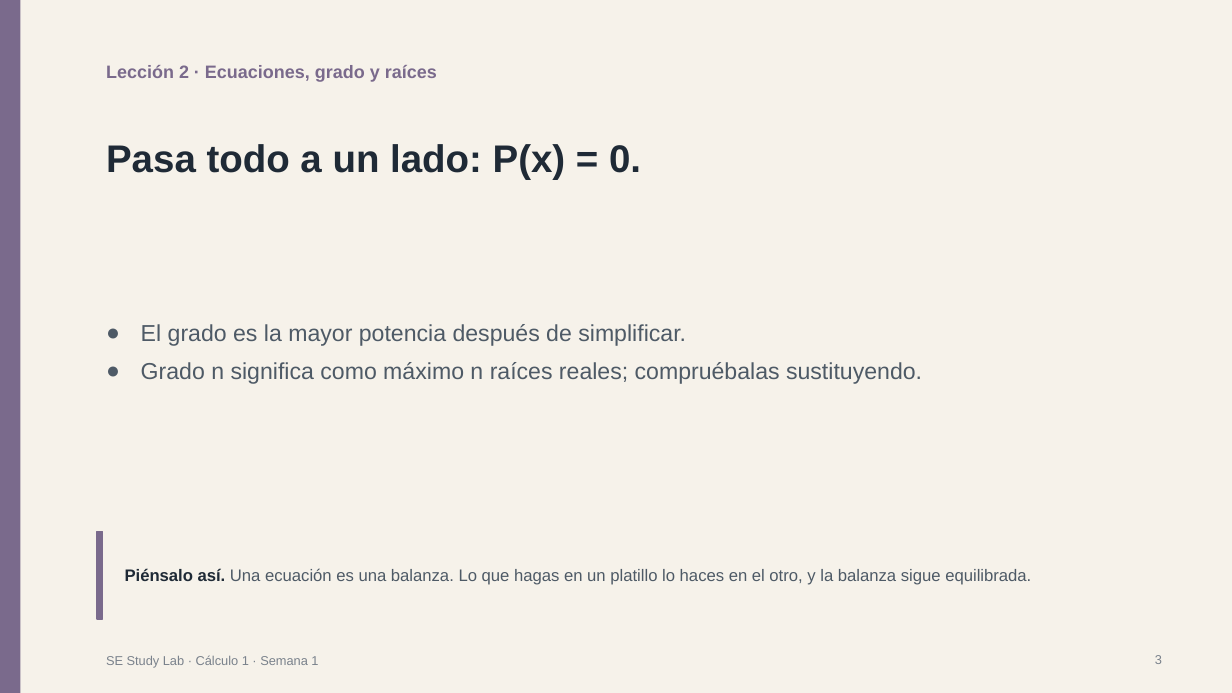
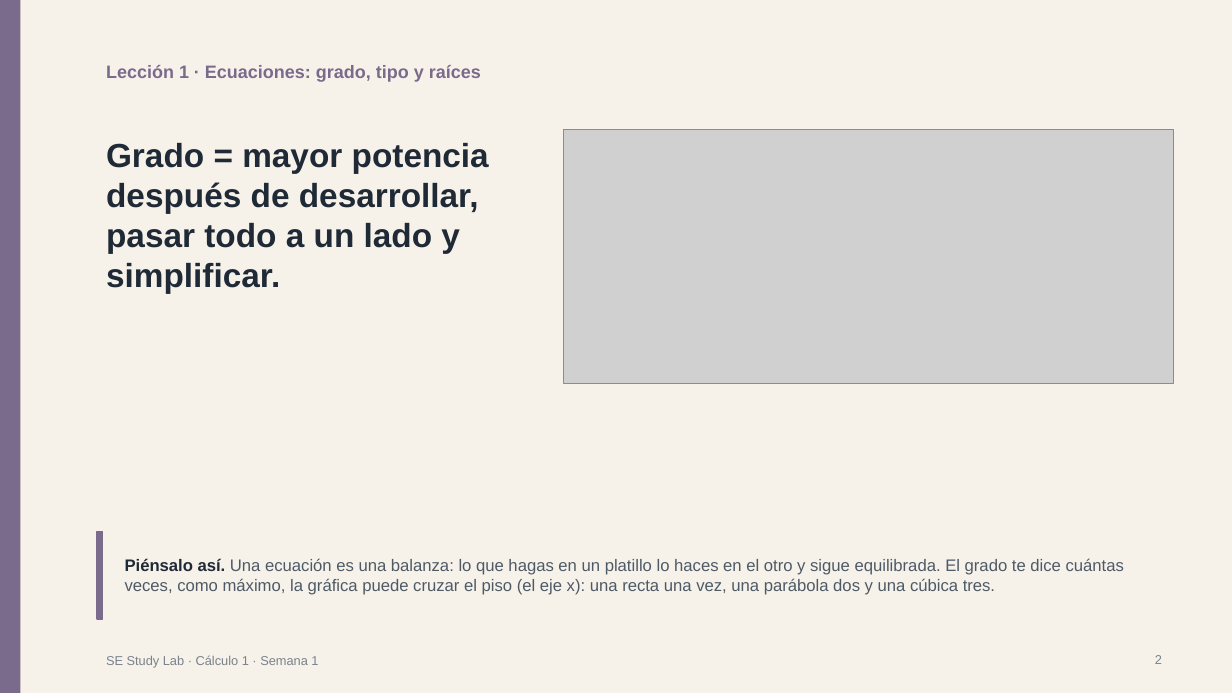
Before and after one commit to jdswe/se-study-lab, a slide deck: slide 2 of public/downloads/es/y1-t1-m3-calc-w1/slides.pptx (slide 3 before the commit). Drawn at 1232x693 pixels with LibreOffice and Linux fonts; fonts in the diff are those of the drawing; grey boxes stand for pictures. Boxes give left, top, right and bottom in pixels: in the first picture for what was removed or moved away, otherwise in the second. Text is boxed around its words. In the diff, an @@ line names an element or a change of style, - is before the commit and + after.

```diff
--- a/public/downloads/es/y1-t1-m3-calc-w1/slides.pptx
+++ b/public/downloads/es/y1-t1-m3-calc-w1/slides.pptx
@@ text at bbox=[106, 65, 481, 82]: text changed @@
-Lección 2 · Ecuaciones, grado y raíces
+Lección 1 · Ecuaciones: grado, tipo y raíces
@@ text at bbox=[106, 143, 489, 293]: text changed; size 30 to 26 pt @@
-Pasa todo a un lado: P(x) = 0.
+Grado = mayor potencia después de desarrollar, pasar todo a un lado y simplificar.
@@ picture added at bbox=[564, 129, 1174, 384] @@
@@ text removed at bbox=[141, 324, 922, 384] @@
-● El grado es la mayor potencia después de simplificar.
-● Grado n significa como máximo n raíces reales; compruébalas sustituyendo.
@@ text at bbox=[125, 558, 1124, 595]: text changed @@
-Piénsalo así. Una ecuación es una balanza. Lo que hagas en un platillo lo haces en el otro, y la balanza sigue equilibrada.
+Piénsalo así. Una ecuación es una balanza: lo que hagas en un platillo lo haces en el otro y sigue equilibrada. El grado te dice cuántas veces, como máximo, la gráfica puede cruzar el piso (el eje x): una recta una vez, una parábola dos y una cúbica tres.
```
Also in this commit, not shown: 8 other slides changed, 2 slides added, 2 slides removed, 47 other files.
